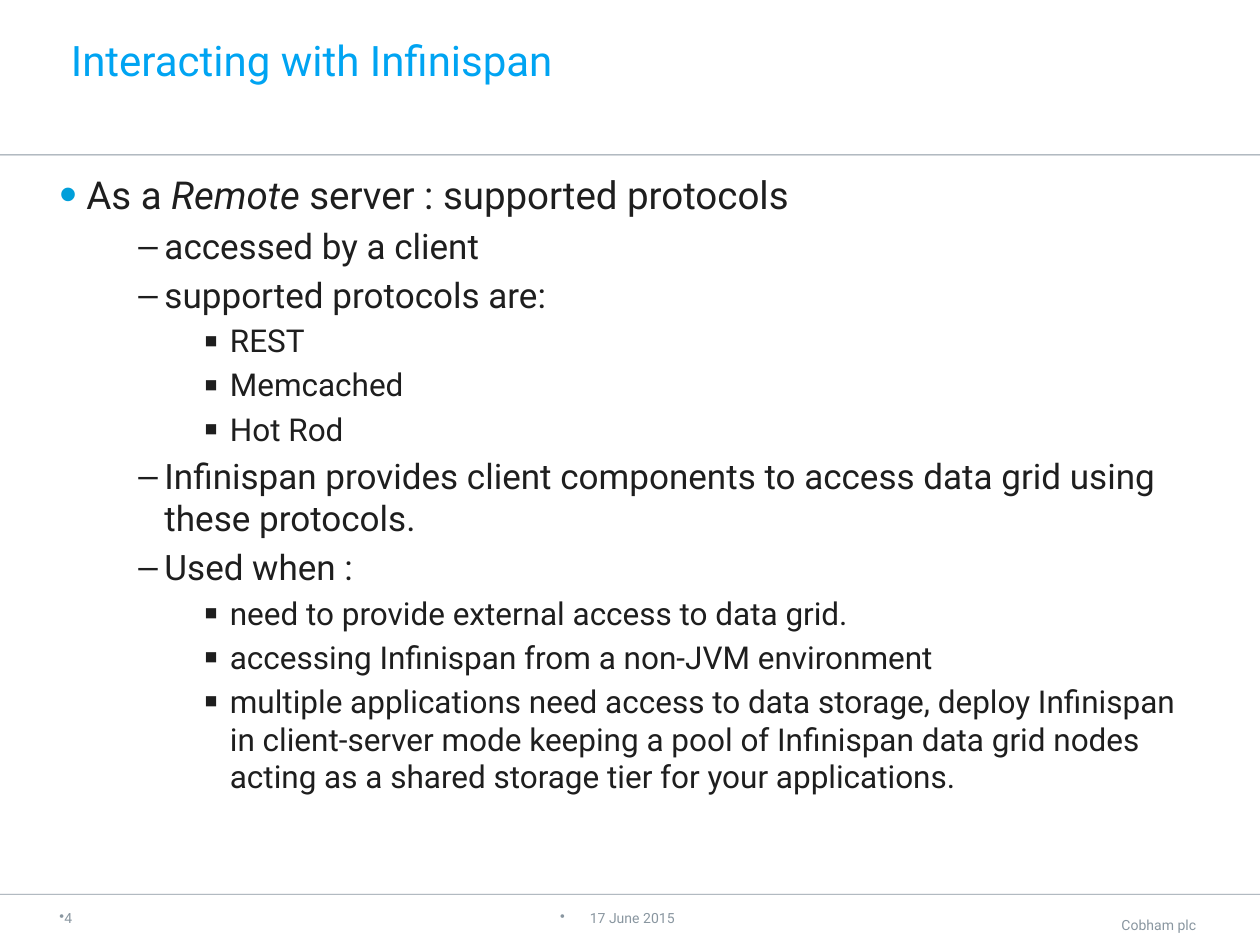
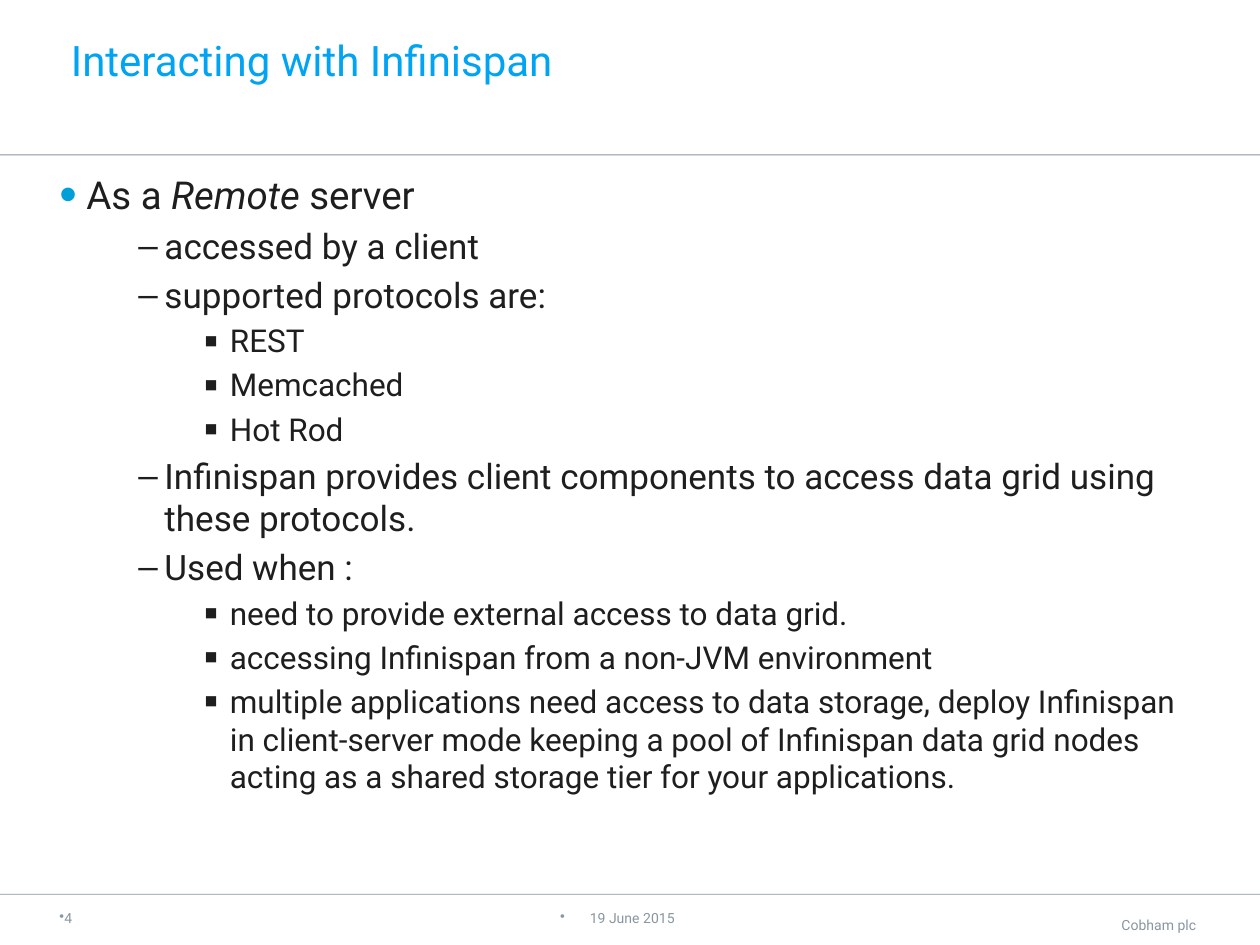
Before and after one commit to neha-bansal/Demos, a slide deck: slide 5 of infinispan-embedded-tutorial/Infinispan.pptx. Drawn at 1260x945 pixels with LibreOffice and Linux fonts; fonts in the diff are those of the drawing; background and template pictures are left out. Boxes give left, top, right and bottom in pixels: in the first picture for what was removed or moved away, otherwise in the second. Text is boxed around its words. In the diff, an @@ line names an element or a change of style, - is before the commit and + after.

```diff
--- a/infinispan-embedded-tutorial/Infinispan.pptx
+++ b/infinispan-embedded-tutorial/Infinispan.pptx
@@ text at [86,181,414,210]: text changed @@
-• As a Remote server : supported protocols
+• As a Remote server
@@ text at [590,913,675,923]: text changed @@
-17 June 2015
+19 June 2015
```
Also in this commit, not shown: 10 other slides changed.
